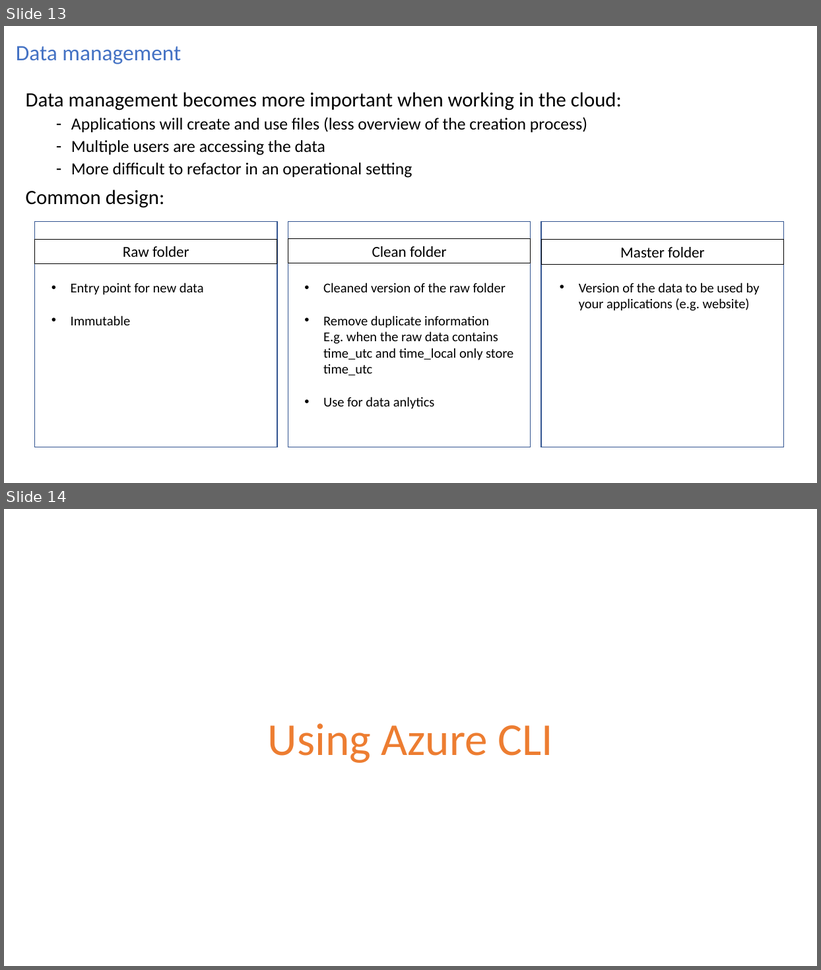
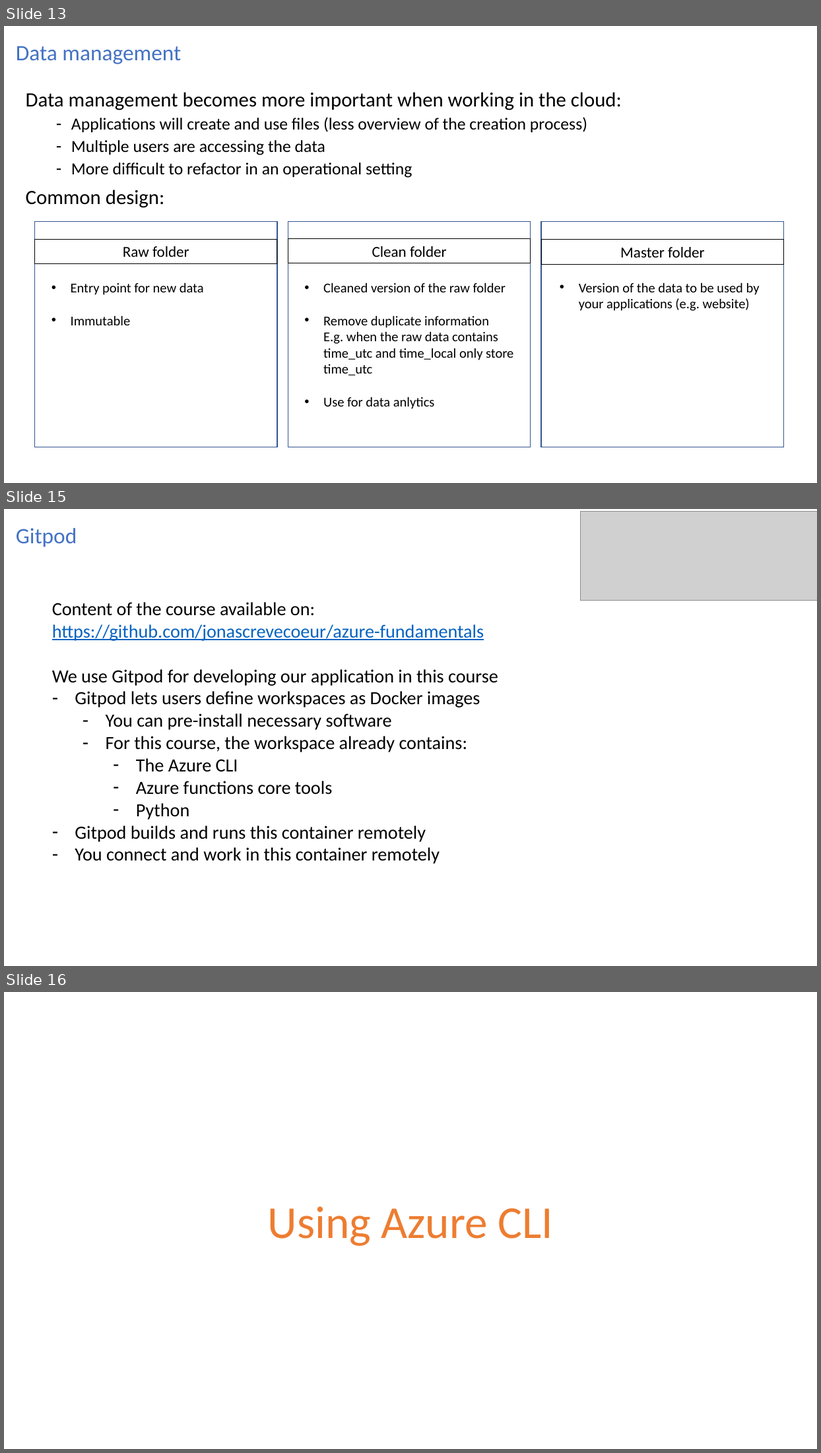
Before and after one commit to jonascrevecoeur/azure-fundamentals, a slide deck: slides/Azure fundamentals.pptx. Shown one above the other, each under a label of ours: slides 13 and 14 before the commit, slides 13, 15 and 16 after it; the slides between them are not shown. The pictures are 821x970 and 821x1453 pixels, drawn with LibreOffice and Linux fonts; fonts in the diff are those of the drawing; grey boxes stand for pictures. Boxes give left, top, right and bottom in pixels: in the first picture for what was removed or moved away, otherwise in the second. Text is boxed around its words. In the diff, an @@ line names an element or a change of style, - is before the commit and + after.

Commit message:
update slides

```diff
--- a/slides/Azure fundamentals.pptx
+++ b/slides/Azure fundamentals.pptx
@@ slide 15 added at (4,509,817,966), background #FFFFFF @@
@@ title added at (16,528,77,547), 26 pt, text #4472C4 @@
+Gitpod
@@ picture added at (580,512,817,601) @@
@@ text added at (52,602,498,864), 22 pt, text #000000 @@
+Content of the course available on:
+https://github.com/jonascrevecoeur/azure-fundamentals
+We use Gitpod for developing our application in this course
+– Gitpod lets users define workspaces as Docker images
+  – You can pre-install necessary software
+  – For this course, the workspace already contains:
+    – The Azure CLI
+    – Azure functions core tools
+    – Python
+– Gitpod builds and runs this container remotely
+– You connect and work in this container remotely
@@ what was slide 14 is now slide 16 @@
```
Also in this commit, not shown: 1 other slide added.
